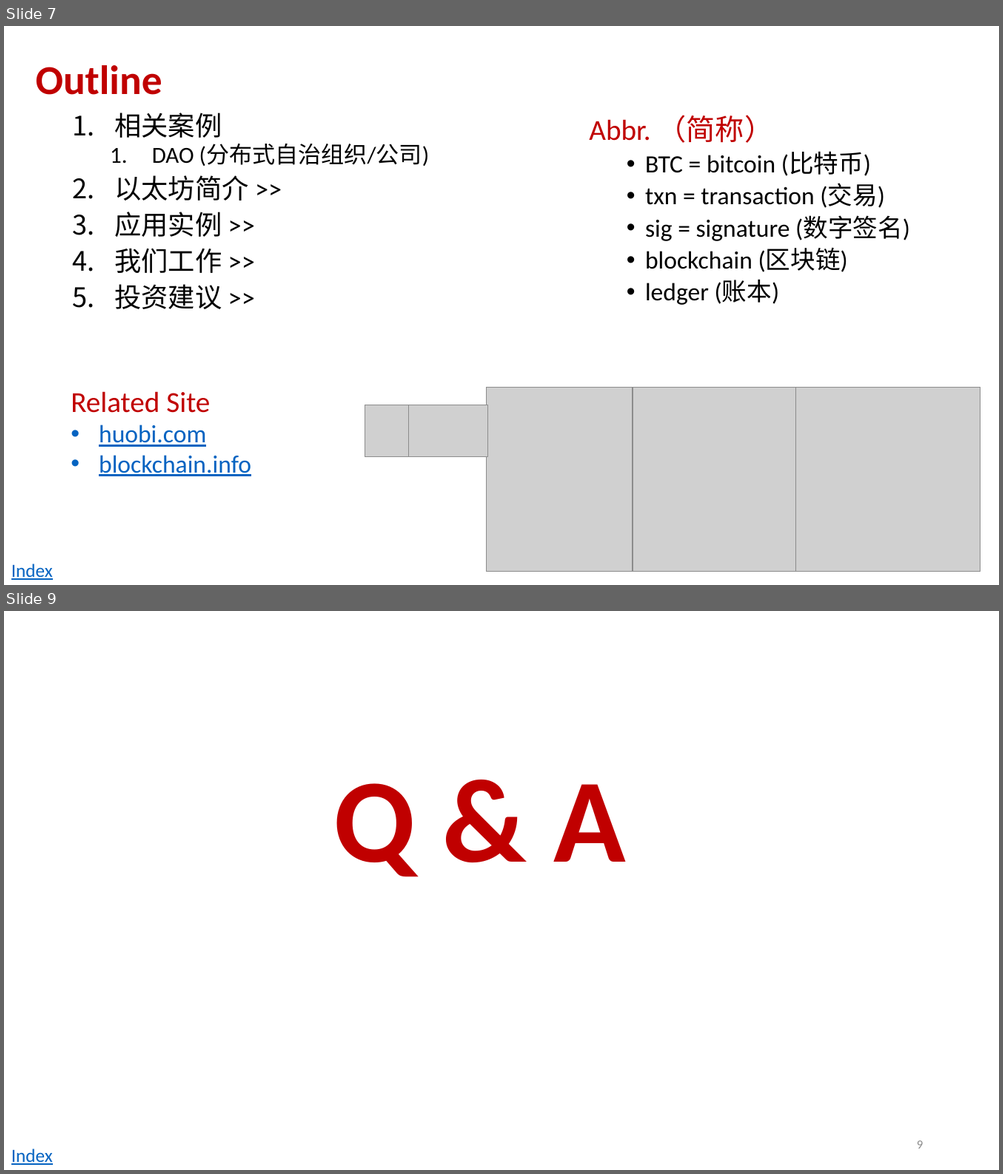
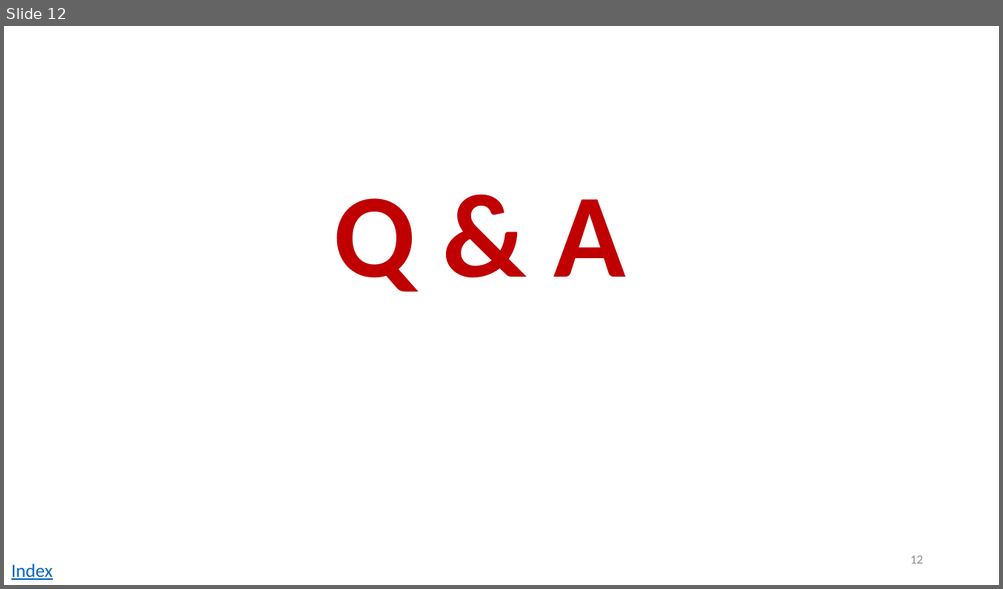
Before and after one commit to andyplusplus/blockchain, a slide deck: how_bitcoin_works_2/bc_0_blockChain.pptx. Shown one above the other, each under a label of ours: slides 7 and 9 before the commit, slide 12 after it; the slides between them are not shown. The pictures are 1003x1174 and 1003x589 pixels, drawn with LibreOffice and Linux fonts; fonts in the diff are those of the drawing; grey boxes stand for pictures. Boxes give left, top, right and bottom in pixels: in the first picture for what was removed or moved away, otherwise in the second. Text is boxed around its words. In the diff, an @@ line names an element or a change of style, - is before the commit and + after.

```diff
--- a/how_bitcoin_works_2/bc_0_blockChain.pptx
+++ b/how_bitcoin_works_2/bc_0_blockChain.pptx
@@ slide 7 removed at (4, 26, 999, 585), background #FFFFFF @@
@@ title removed at (36, 65, 162, 95) @@
-Outline
@@ text removed at (114, 113, 430, 309) @@
-1. 相关案例
-  1. DAO (分布式自治组织/公司)
-2. 以太坊简介 >>
-3. 应用实例 >>
-4. 我们工作 >>
-5. 投资建议 >>
@@ text removed at (589, 115, 910, 305) @@
-Abbr. （简称）
-  • BTC = bitcoin (比特币)
-  • txn = transaction (交易)
-  • sig = signature (数字签名)
-  • blockchain (区块链)
-  • ledger (账本)
@@ text removed at (71, 392, 251, 477) @@
-Related Site
-• huobi.com
-• blockchain.info
@@ picture removed at (486, 388, 650, 572) @@
@@ picture removed at (632, 388, 816, 572) @@
@@ picture removed at (796, 388, 980, 572) @@
@@ picture removed at (364, 406, 412, 458) @@
@@ picture removed at (408, 406, 487, 458) @@
@@ text removed at (11, 564, 53, 580) @@
-Index
@@ what was slide 9 is now slide 12 @@
@@ page number at (910, 556, 922, 564): text changed @@
-9
+12
```
Also in this commit, not shown: 3 slides changed, 6 slides added, 2 other slides removed, 15 other files.
